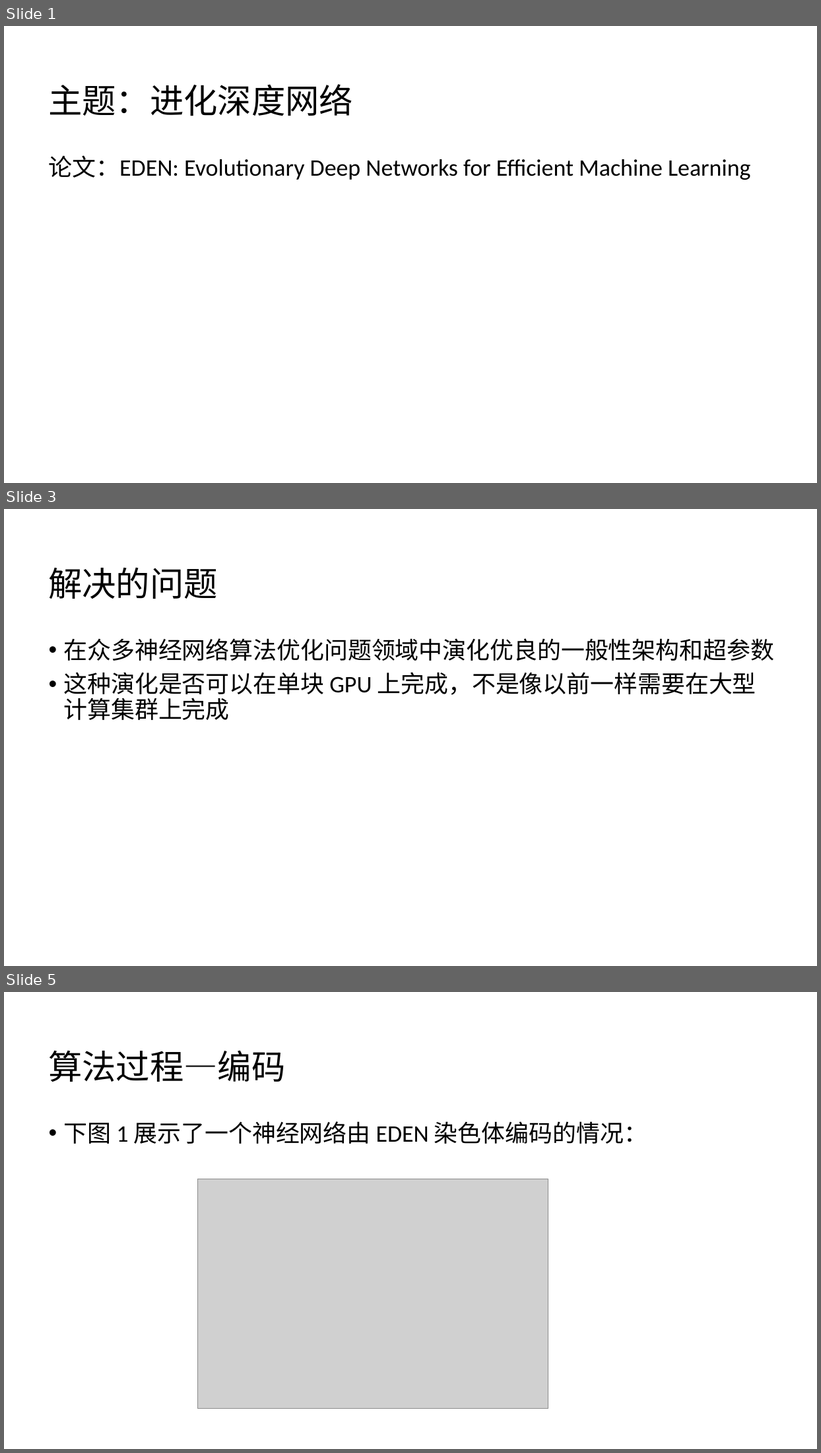
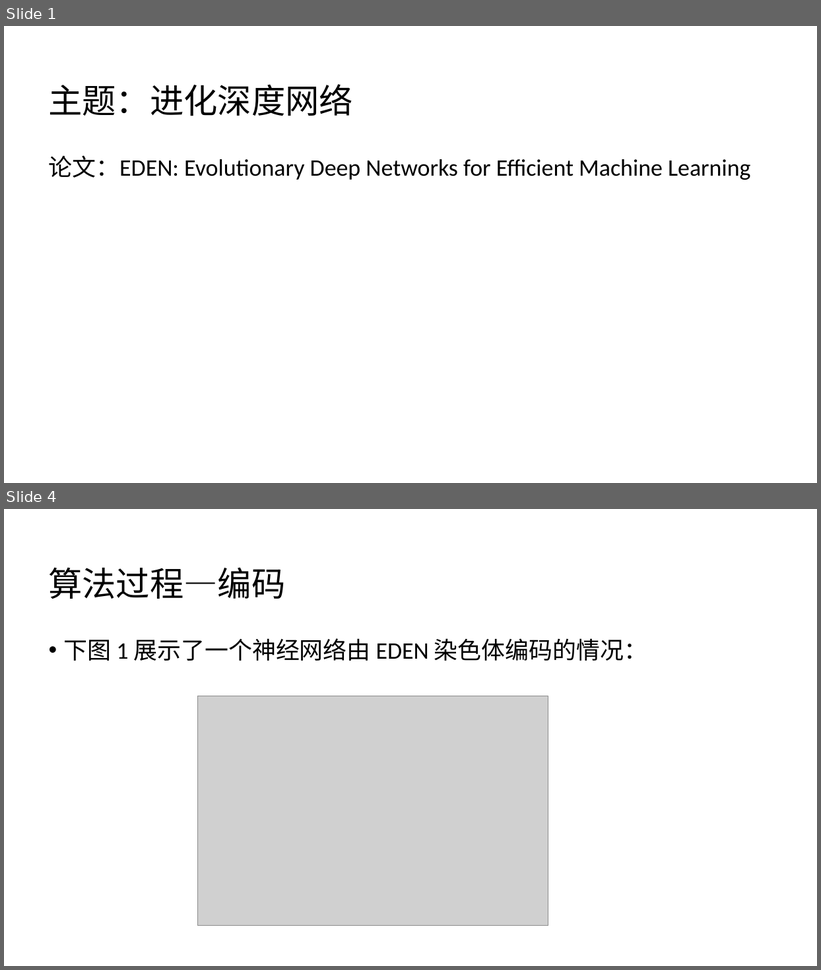
Before and after one commit to likaihz/EAS, a slide deck: linzepei/slides.pptx. Shown one above the other, each under a label of ours: slides 1, 3 and 5 before the commit, slides 1 and 4 after it; the slides between them are not shown. The pictures are 821x1453 and 821x970 pixels, drawn with LibreOffice and Linux fonts; fonts in the diff are those of the drawing; grey boxes stand for pictures. Boxes give left, top, right and bottom in pixels: in the first picture for what was removed or moved away, otherwise in the second. Text is boxed around its words. In the diff, an @@ line names an element or a change of style, - is before the commit and + after.

```diff
--- a/linzepei/slides.pptx
+++ b/linzepei/slides.pptx
@@ slide 3 removed at (4, 509, 817, 966), background #FFFFFF @@
@@ text removed at (48, 568, 217, 599) @@
-解决的问题
@@ text removed at (64, 638, 774, 720) @@
-• 在众多神经网络算法优化问题领域中演化优良的一般性架构和超参数
-• 这种演化是否可以在单块 GPU 上完成，不是像以前一样需要在大型计算集群上完成
@@ what was slide 5 is now slide 4 @@
```
Also in this commit, not shown: 2 slides changed, 1 slide added, 3 other slides removed.
